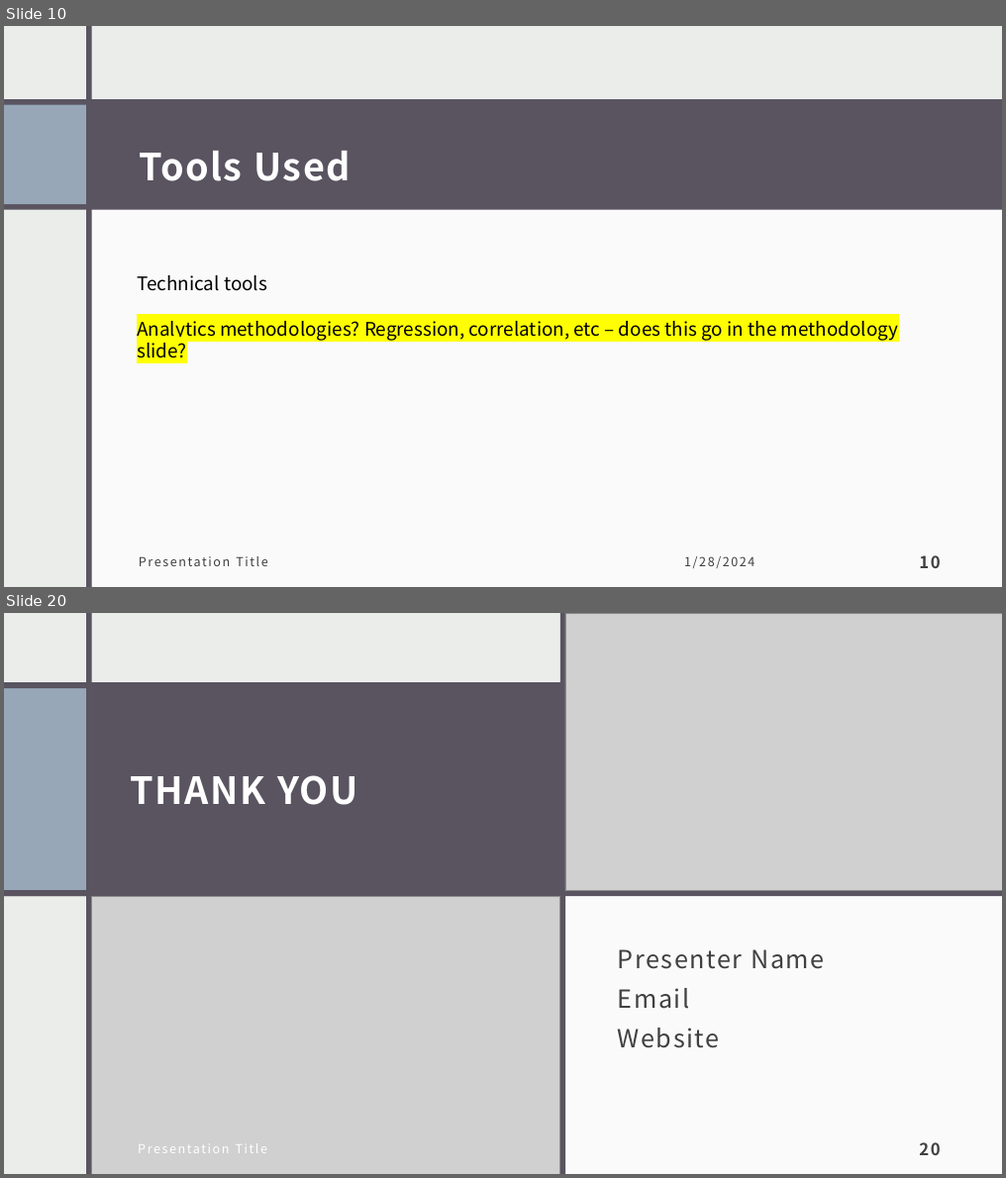
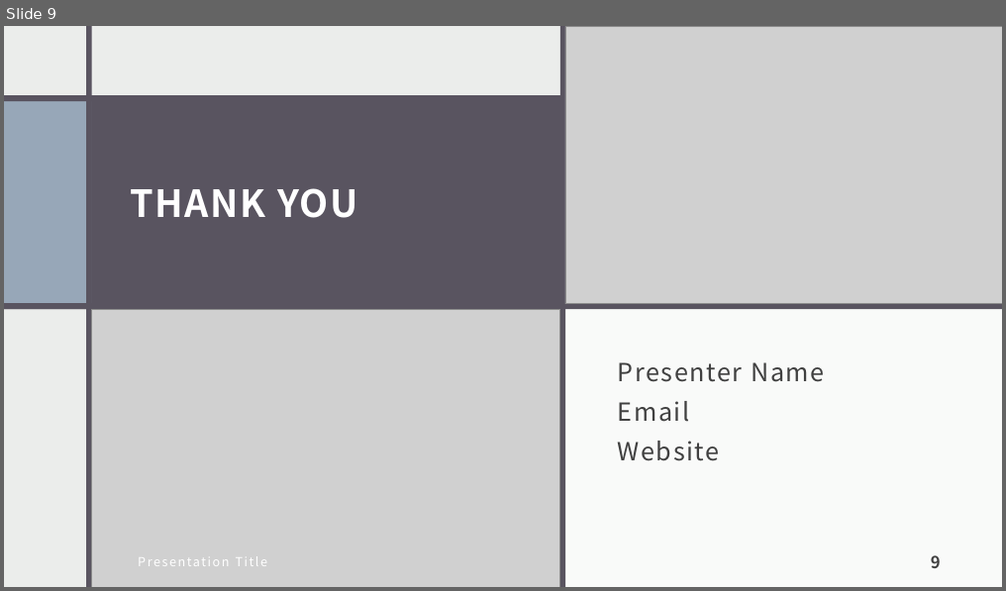
Before and after one commit to tamimcm416/product_injury, a slide deck: docs/Product Injuries.pptx. Shown one above the other, each under a label of ours: slides 10 and 20 before the commit, slide 9 after it; the slides between them are not shown. The pictures are 1006x1178 and 1006x591 pixels, drawn with LibreOffice and Linux fonts; fonts in the diff are those of the drawing; grey boxes stand for pictures. Boxes give left, top, right and bottom in pixels: in the first picture for what was removed or moved away, otherwise in the second. Text is boxed around its words. In the diff, an @@ line names an element or a change of style, - is before the commit and + after.

```diff
--- a/docs/Product Injuries.pptx
+++ b/docs/Product Injuries.pptx
@@ slide 10 removed at box(4, 26, 1002, 587), background #EBEDEB; not listed: 3 template elements that a slide beside it also shows @@
@@ rectangle removed at box(4, 26, 1002, 587) @@
@@ rectangle removed at box(4, 99, 1002, 209) @@
@@ rectangle removed at box(4, 104, 86, 204) @@
@@ title removed at box(139, 151, 350, 181) @@
-Tools Used
@@ rectangle removed at box(89, 200, 1002, 587) @@
@@ text removed at box(137, 275, 899, 359) @@
-Technical tools
-Analytics methodologies? Regression, correlation, etc – does this go in the methodology slide?
@@ text removed at box(139, 557, 268, 567) @@
-Presentation Title
@@ text removed at box(684, 557, 754, 569) @@
-1/28/2024
@@ page number removed at box(919, 556, 940, 569) @@
-10
@@ what was slide 20 is now slide 9 @@
@@ page number at box(931, 556, 941, 569): text changed @@
-20
+9
```
Also in this commit, not shown: 5 slides changed, 6 slides added, 13 other slides removed, 1 other file.
